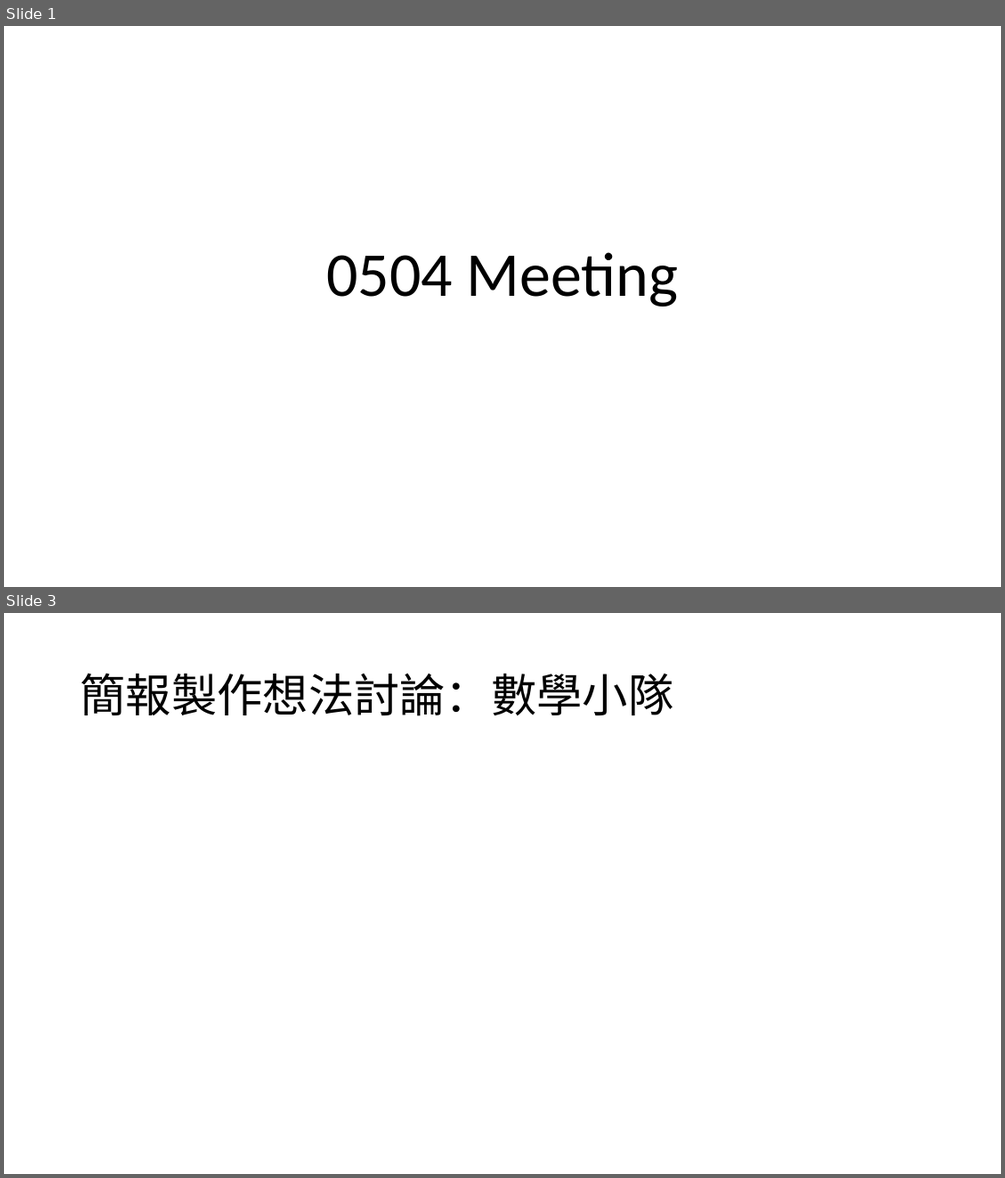
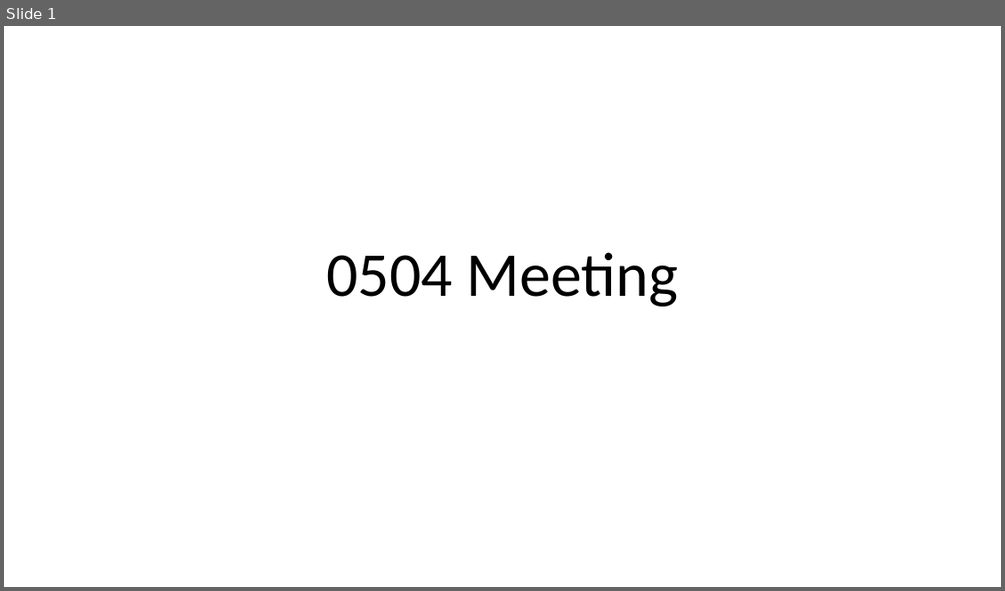
Before and after one commit to Red-Brickk/24Spring-MultivariatePJ-Laplacian_Eigenmap, a slide deck: Weekly Meeting/0504Meeting.pptx. Shown one above the other, each under a label of ours: slides 1 and 3 before the commit, slide 1 after it; the slides between them are not shown. The pictures are 1005x1178 and 1005x591 pixels, drawn with LibreOffice and Linux fonts; fonts in the diff are those of the drawing. Boxes give left, top, right and bottom in pixels: in the first picture for what was removed or moved away, otherwise in the second. Text is boxed around its words. In the diff, an @@ line names an element or a change of style, - is before the commit and + after.

```diff
--- a/Weekly Meeting/0504Meeting.pptx
+++ b/Weekly Meeting/0504Meeting.pptx
@@ slide 3 removed at [4,613,1001,1174], background #FFFFFF @@
@@ title removed at [80,673,673,716] @@
-簡報製作想法討論：數學小隊
```
Also in this commit, not shown: 1 slide changed, 2 other slides removed.
